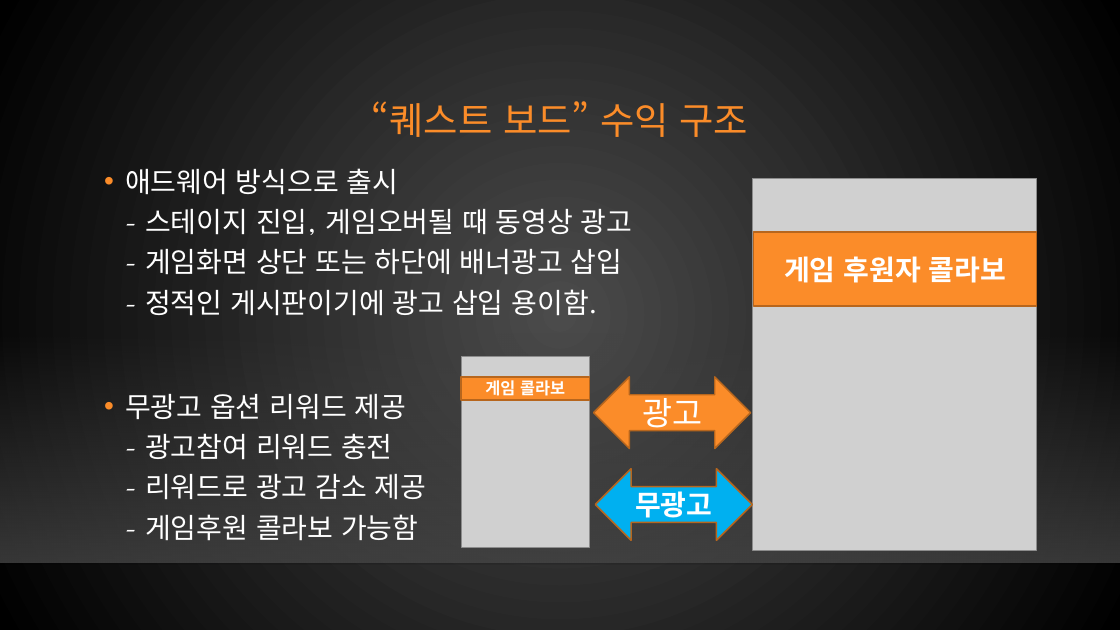
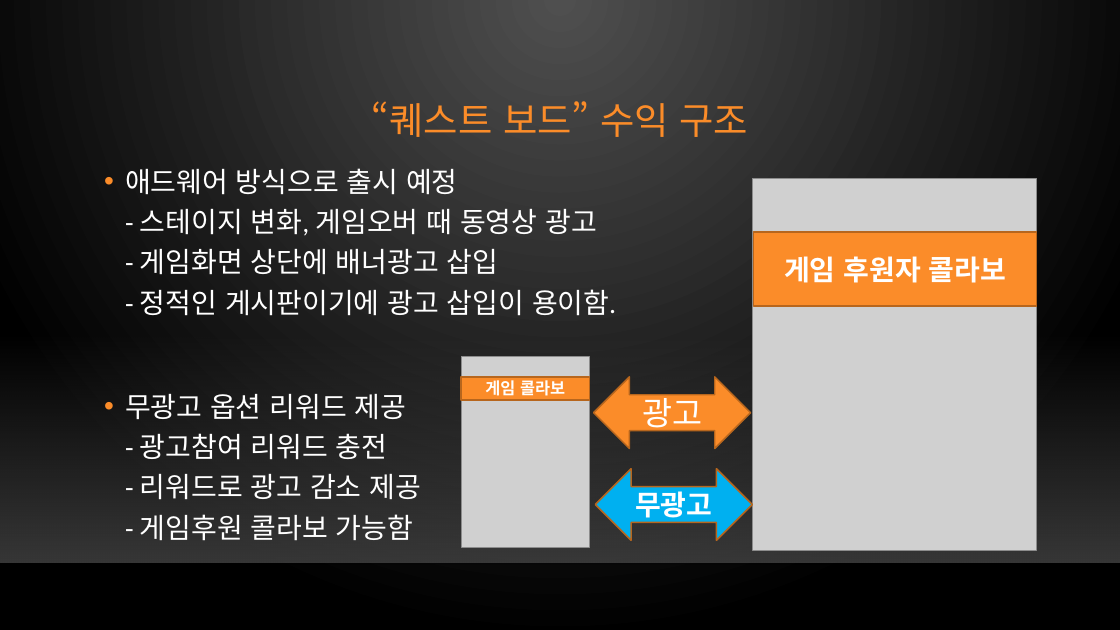
Before and after one commit to xqiwipx/first_project, a slide deck: slide 12 of Kims_project.pptx. Drawn at 1120x630 pixels with LibreOffice and Linux fonts; fonts in the diff are those of the drawing; grey boxes stand for pictures; background and template pictures are left out. Boxes give left, top, right and bottom in pixels: in the first picture for what was removed or moved away, otherwise in the second. Text is boxed around its words. In the diff, an @@ line names an element or a change of style, - is before the commit and + after.

```diff
--- a/Kims_project.pptx
+++ b/Kims_project.pptx
@@ background gradient #4B4B4B to #000000 to gradient #505050 to #000000 @@
@@ title "“퀘스트 보드” 수익 구조" at [372,101,748,137]: font TeX Gyre Bonum to Calibri @@
@@ text at [125,168,616,316]: text changed; font TeX Gyre Bonum to Calibri @@
-• 애드웨어 방식으로 출시
-  - 스테이지 진입, 게임오버될 때 동영상 광고
-  - 게임화면 상단 또는 하단에 배너광고 삽입
-  - 정적인 게시판이기에 광고 삽입 용이함.
+• 애드웨어 방식으로 출시 예정
+  - 스테이지 변화, 게임오버 때 동영상 광고
+  - 게임화면 상단에 배너광고 삽입
+  - 정적인 게시판이기에 광고 삽입이 용이함.
@@ text at [125,394,422,541]: font TeX Gyre Bonum to Calibri in "무광고 옵션 리워드 제공 - 광고참여 리워드 ..." @@
```
Also in this commit, not shown: 25 other slides changed, 4 slides added, 3 slides removed.
